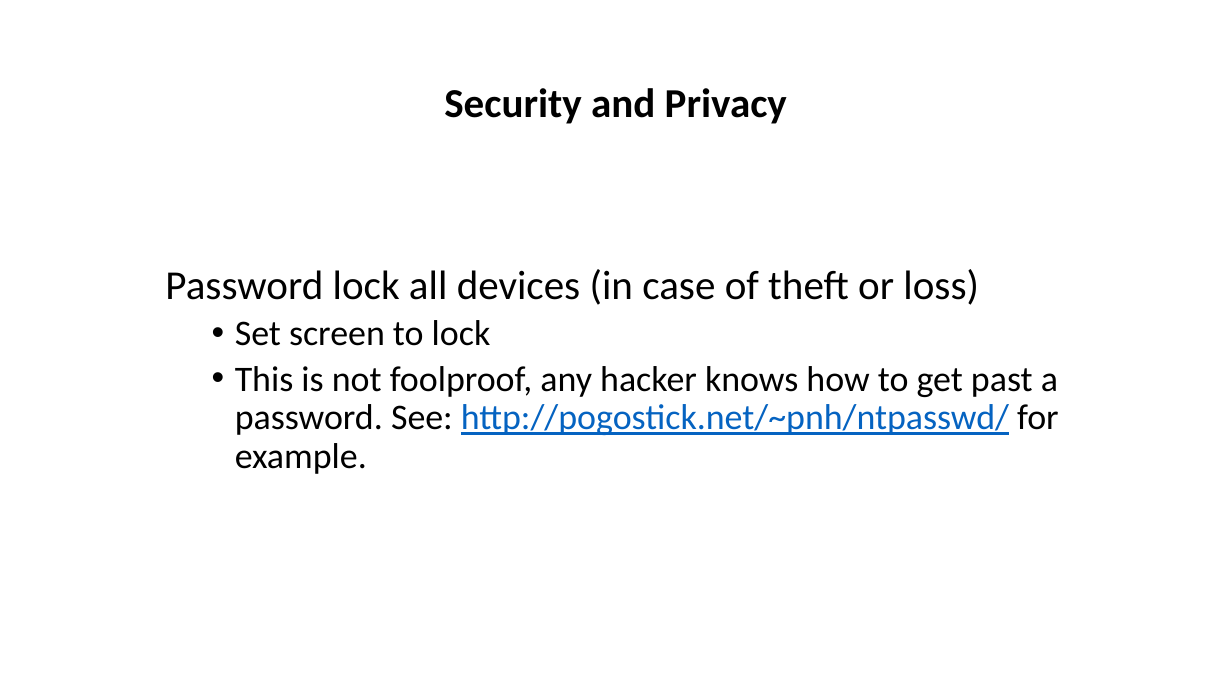
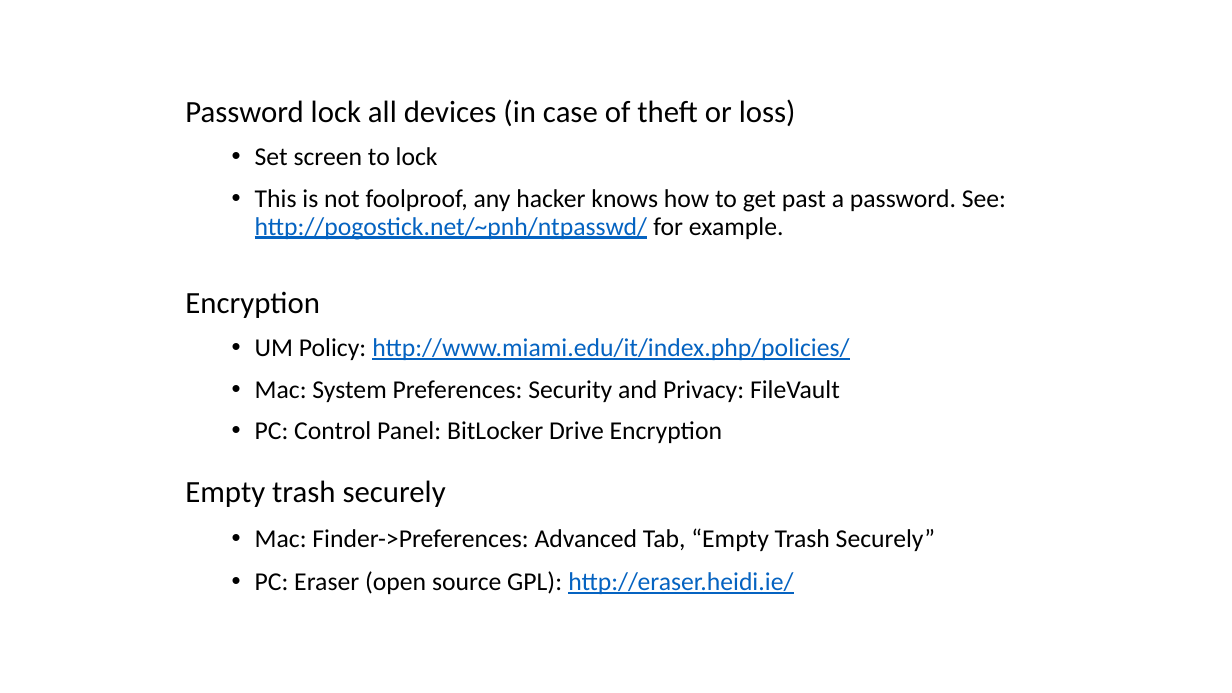
Before and after one commit to tibbben/teaching.data.literacy, a slide deck: slide 14 of UM_DataManagementClass/Lessons/05/05_SecondMeeting.pptx (slide 9 before the commit). Drawn at 1232x693 pixels with LibreOffice and Linux fonts; fonts in the diff are those of the drawing. Boxes give left, top, right and bottom in pixels: in the first picture for what was removed or moved away, otherwise in the second. Text is boxed around its words. In the diff, an @@ line names an element or a change of style, - is before the commit and + after.

```diff
--- a/UM_DataManagementClass/Lessons/05/05_SecondMeeting.pptx
+++ b/UM_DataManagementClass/Lessons/05/05_SecondMeeting.pptx
@@ text "Password lock all devices (in ...": place and size @@
-text "Password lock all devices (in ..." at (165, 269, 1059, 474)
+text "Password lock all devices (in ..." at (185, 99, 1006, 594)
@@ title removed at (444, 88, 787, 124) @@
-Security and Privacy
@@ text at (185, 99, 1006, 240): size 32 to 24 pt in "Password lock all devices (in case of ..."; size 28 to 20 pt in "Set screen to lock", "This is not foolproof, any hacker knows ..."; more space between paragraphs @@
@@ text at (185, 291, 935, 594): paragraphs added @@
+Encryption
+  • UM Policy: http://www.miami.edu/it/index.php/policies/
+  • Mac: System Preferences: Security and Privacy: FileVault
+  • PC: Control Panel: BitLocker Drive Encryption
+Empty trash securely
+  • Mac: Finder->Preferences: Advanced Tab, “Empty Trash Securely”
+  • PC: Eraser (open source GPL): http://eraser.heidi.ie/
```
Also in this commit, not shown: 12 other slides changed, 3 slides added, 3 slides removed, 1 other file.
